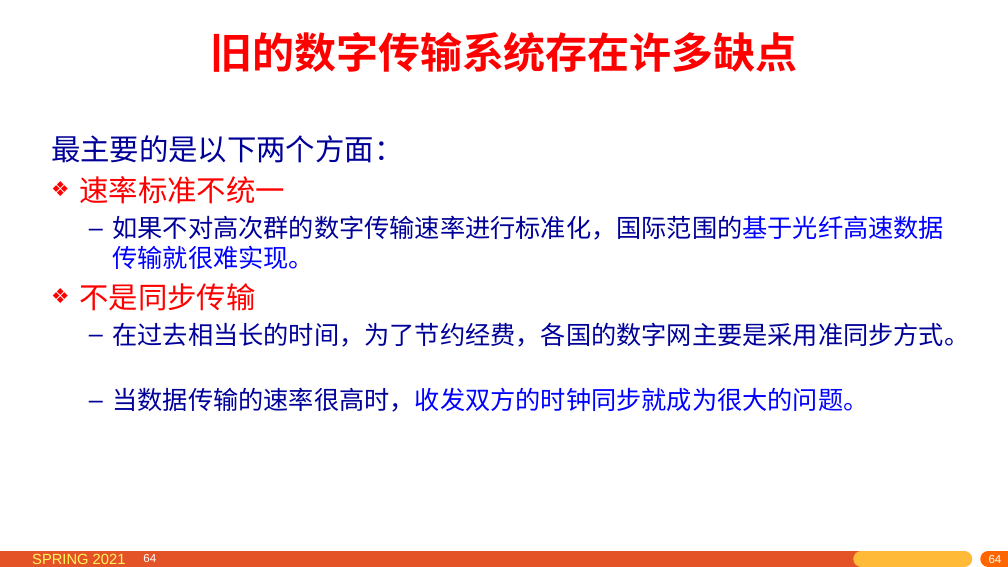
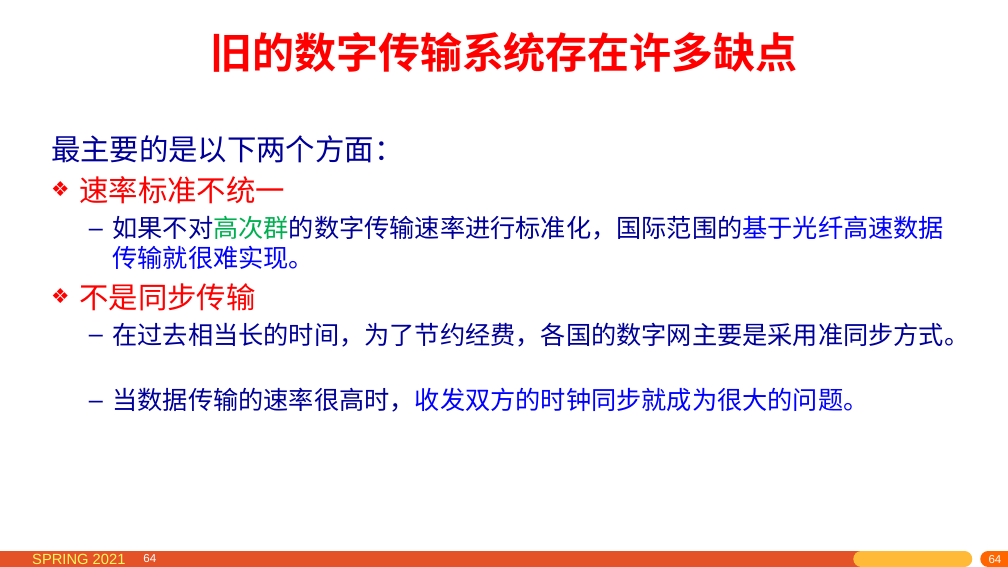
Before and after one commit to network-whu/2021, a slide deck: slide 64 of slides/instruction/02.pptx. Drawn at 1008x567 pixels with LibreOffice and Linux fonts; fonts in the diff are those of the drawing. Boxes give left, top, right and bottom in pixels: in the first picture for what was removed or moved away, otherwise in the second. Text is boxed around its words. In the diff, an @@ line names an element or a change of style, - is before the commit and + after.

```diff
--- a/slides/instruction/02.pptx
+++ b/slides/instruction/02.pptx
@@ text at <box>113,215,945,269</box>: text colour #000099 to #00B050 in "如果不对高次群的数字传输速率进行标准化，国际范围的基于光纤高速数据传输就很难实现。" @@
```
Also in this commit, not shown: 1 other slide changed, 5 other files.
